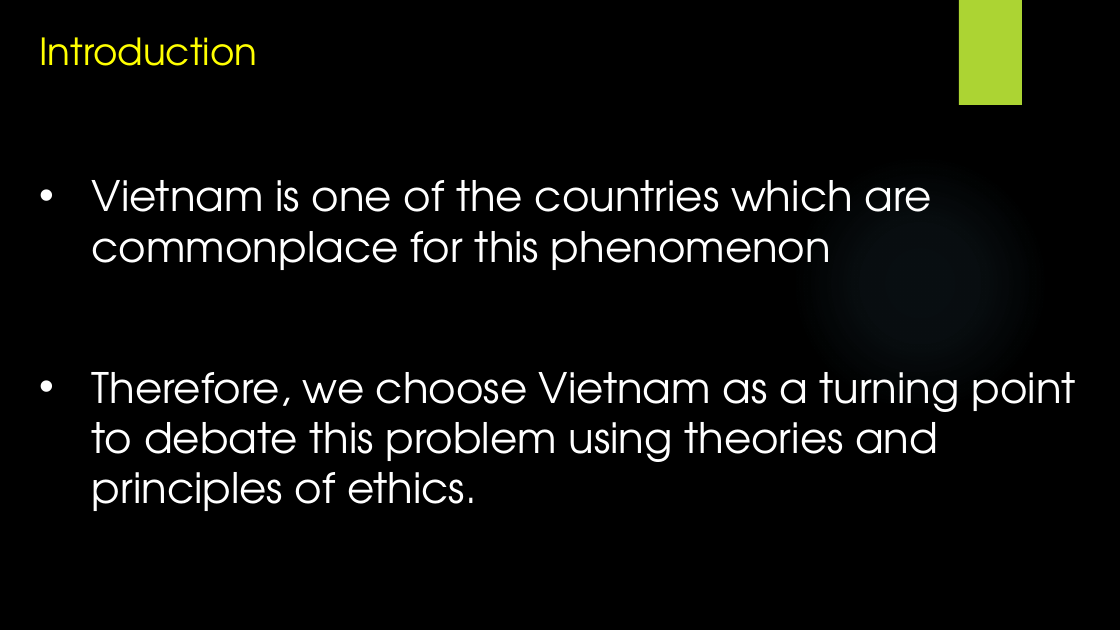
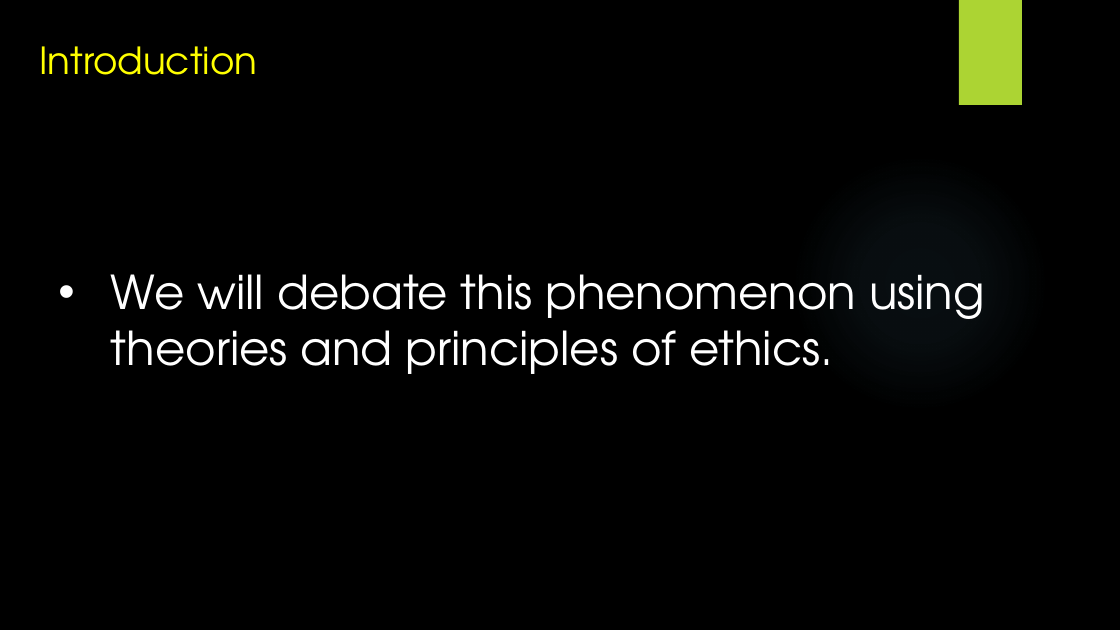
Before and after one commit to ttpro1995/ethics_final_latex, a slide deck: slide 6 of 1351040_1351030.pptx. Drawn at 1120x630 pixels with LibreOffice and Linux fonts; fonts in the diff are those of the drawing; background and template pictures are left out. Boxes give left, top, right and bottom in pixels: in the first picture for what was removed or moved away, otherwise in the second. Text is boxed around its words. In the diff, an @@ line names an element or a change of style, - is before the commit and + after.

```diff
--- a/1351040_1351030.pptx
+++ b/1351040_1351030.pptx
@@ text "Introduction": place and size @@
-text "Introduction" at (39,37,257,66)
+text "Introduction" at (39,46,257,75)
@@ text removed at (92,180,931,270) @@
-• Vietnam is one of the countries which are commonplace for this phenomenon
@@ text at (111,274,985,374): text changed; size 36 to 40 pt @@
-• Therefore, we choose Vietnam as a turning point to debate this problem using theories and principles of ethics.
+• We will debate this phenomenon using theories and principles of ethics.
```
Also in this commit, not shown: 7 slides added, 1 slide removed, 8 other files.
